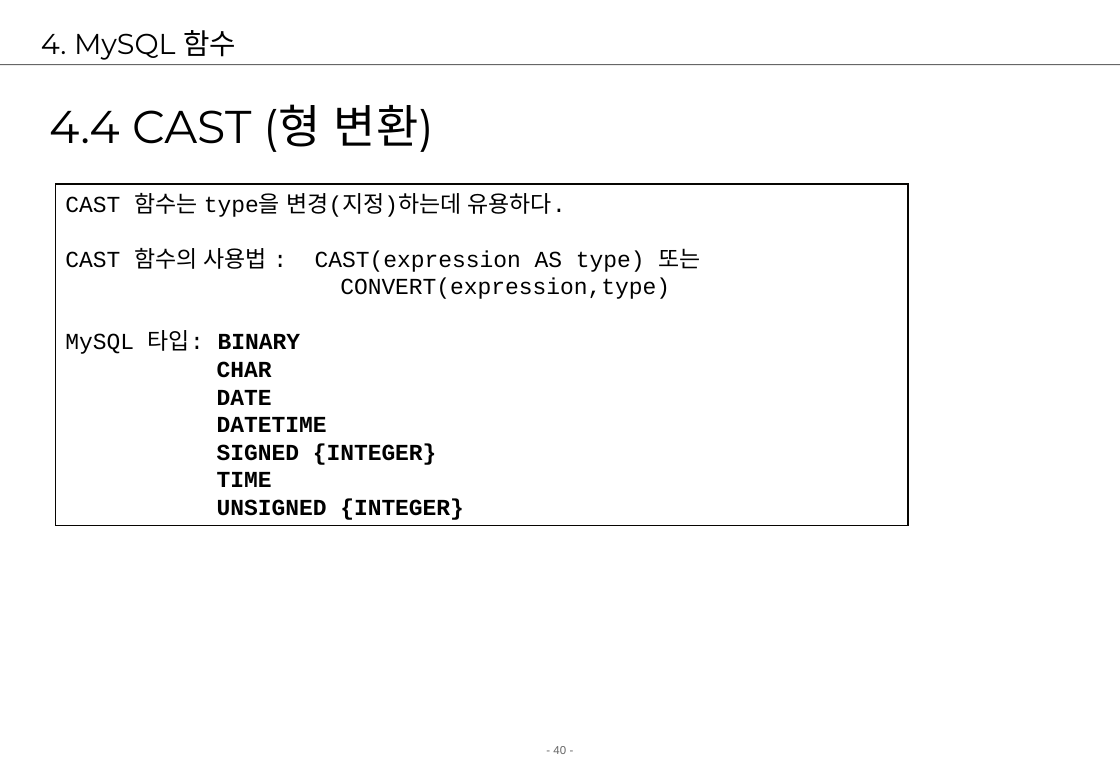
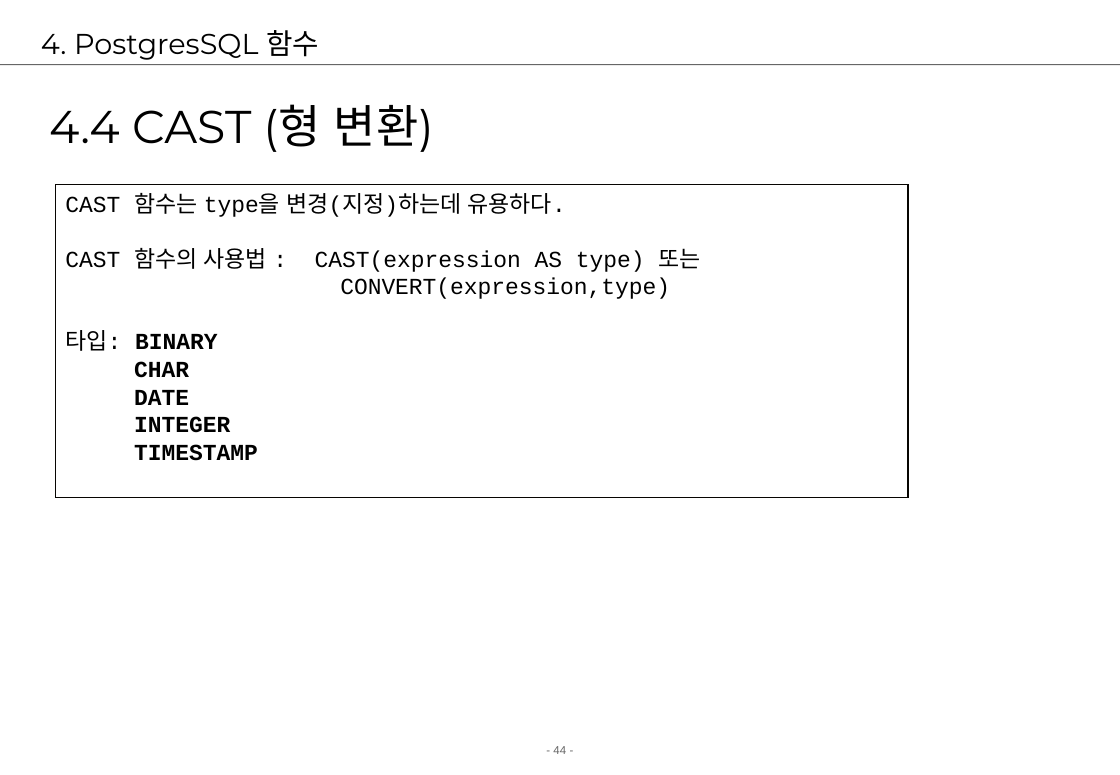
Before and after one commit to jungeunlee95/cafe24-TIL, a slide deck: slide 44 of 2 강의자료/02.강의/5. postgresql/postgresql2-검색.ppt (slide 40 before the commit). Drawn at 1120x775 pixels with LibreOffice and Linux fonts; fonts in the diff are those of the drawing; background and template pictures are left out. Boxes give left, top, right and bottom in pixels: in the first picture for what was removed or moved away, otherwise in the second. Text is boxed around its words. In the diff, an @@ line names an element or a change of style, - is before the commit and + after.

Commit message:
postgresql

```diff
--- a/2 강의자료/02.강의/5. postgresql/postgresql2-검색.ppt
+++ b/2 강의자료/02.강의/5. postgresql/postgresql2-검색.ppt
@@ title at bbox=[41, 30, 319, 60]: text changed @@
-4. MySQL 함수
+4. PostgresSQL 함수
@@ rectangle "CAST 함수는 type을 변경(지정)하는데 유용하다.": place and size @@
-rectangle "CAST 함수는 type을 변경(지정)하는데 유용하다." at bbox=[55, 184, 907, 525]
+rectangle "CAST 함수는 type을 변경(지정)하는데 유용하다." at bbox=[55, 184, 907, 497]
@@ text in rectangle at bbox=[65, 330, 217, 351]: text changed; bold on @@
-MySQL 타입: BINARY
+타입: BINARY
@@ text in rectangle at bbox=[134, 416, 258, 461]: text changed @@
-DATETIME
-SIGNED {INTEGER}
-TIME
-UNSIGNED {INTEGER}
+INTEGER
+TIMESTAMP
@@ page number at bbox=[553, 746, 566, 754]: text changed @@
-- 40 -
+- 44 -
```
Also in this commit, not shown: 44 other slides changed, 4 slides added, 1 slide removed, 27 other files.
